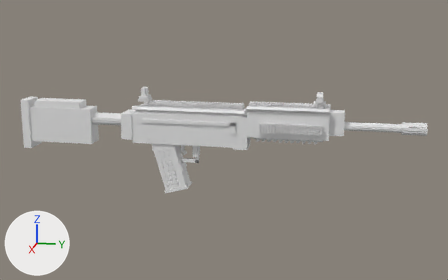
What one commit did to the OBJ model src/main/resources/assets/mareeletrica/models/block/armory21_galil_forge_body.obj.
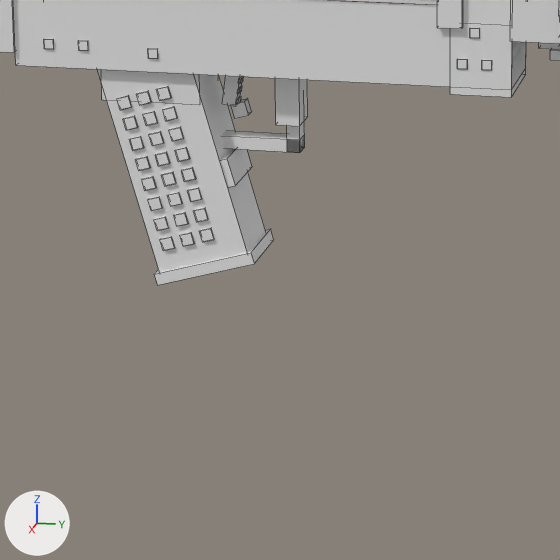
Old and new are each drawn whole from a camera (50 mm lens) standing at (5.266, 0.724, 1.58) and looking at (0.48, -0.233, 0.383) and again close up on the part from 29% to 58% of the width and 46% to 92% of the height. The lights are fixed; the arrows at lower left show +X, +Y and +Z. The first two pictures are the older version. The close-ups show mesh edges as thin lines. Where no turn or scale is listed for an object, it has been applied to the vertices. Vertices at exactly the same position are counted once.

Names of what the first close-up shows: 'armory21_galil_forge_body'.
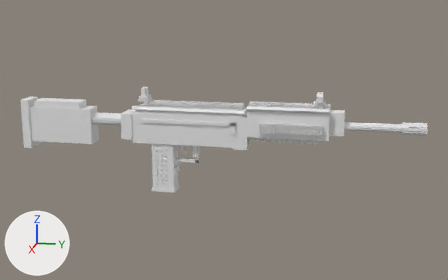
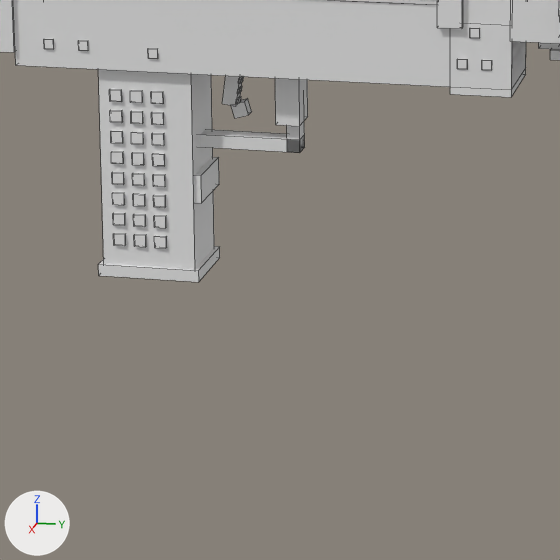
The change, as a list of edits to the scene's bpy script:
```text
Change me_armory21_galil_forge_body:
    used by ob_armory21_galil_forge_body; location = (0.0, 0.0, 0.0)
    remove me_armory21_galil_forge_body.from_pydata(...)  # 2610 vertices, 1980 faces; spans x 0.37..0.63, y -1.94..1.32, z -0.07..0.8
    add me_armory21_galil_forge_body.from_pydata(...)  # 2602 vertices, 1974 faces; spans x 0.37..0.63, y -1.94..1.32, z -0.06..0.8
    me_armory21_galil_forge_body part 1: the loose piece of 8 vertices spanning x 0.43..0.57, y -0.83..-0.53, z -0.05..0.43 is turned -16 degrees about the x axis through its middle and scaled by 0.912, then moved by (0.0, -0.05, -0.03)
    me_armory21_galil_forge_body part 2: the loose piece of 8 vertices spanning x 0.44..0.56, y -0.6..-0.55, z 0.12..0.18 is moved by (0.0, -0.06, -0.03)
    me_armory21_galil_forge_body part 3: the loose piece of 8 vertices spanning x 0.42..0.58, y -0.71..-0.52, z -0.07..0.01 is turned -16 degrees about the x axis through its middle, then moved by (0.0, -0.11, -0.02)
    me_armory21_galil_forge_body part 4: the loose piece of 8 vertices spanning x 0.57..0.58, y -0.66..-0.63, z 0.01..0.04 is moved by (0.0, -0.13, -0.01)
    me_armory21_galil_forge_body part 5: the loose piece of 8 vertices spanning x 0.57..0.58, y -0.72..-0.7, z 0.08..0.1 is moved by (0.0, -0.07, -0.03)
    me_armory21_galil_forge_body part 6: the loose piece of 8 vertices spanning x 0.57..0.58, y -0.73..-0.71, z 0.12..0.14 is moved by (0.0, -0.06, -0.03)
    me_armory21_galil_forge_body part 7: the loose piece of 8 vertices spanning x 0.57..0.58, y -0.75..-0.72, z 0.15..0.18 is moved by (0.0, -0.05, -0.03)
    me_armory21_galil_forge_body part 8: the loose piece of 8 vertices spanning x 0.57..0.58, y -0.67..-0.64, z 0.18..0.2 is moved by (0.0, -0.13, -0.01)
    me_armory21_galil_forge_body part 9: the loose piece of 8 vertices spanning x 0.57..0.58, y -0.68..-0.65, z 0.22..0.24 is moved by (0.0, -0.12, -0.01)
    me_armory21_galil_forge_body part 10: the loose piece of 8 vertices spanning x 0.57..0.58, y -0.69..-0.66, z 0.25..0.28 is moved by (0.0, -0.11, 0.03)
    me_armory21_galil_forge_body part 11: the loose piece of 8 vertices spanning x 0.57..0.58, y -0.67..-0.65, z 0.05..0.08 is moved by (0.0, -0.08, -0.05)
    me_armory21_galil_forge_body part 12: the loose piece of 8 vertices spanning x 0.57..0.58, y -0.68..-0.66, z 0.09..0.11 is moved by (0.0, -0.07, -0.05)
    me_armory21_galil_forge_body part 13: the loose piece of 8 vertices spanning x 0.57..0.58, y -0.64..-0.62, z 0.1..0.13 is moved by (0.0, -0.11, -0.02)
    me_armory21_galil_forge_body part 14: the loose piece of 8 vertices spanning x 0.57..0.58, y -0.66..-0.63, z 0.14..0.16 is moved by (0.0, -0.1, -0.02)
    me_armory21_galil_forge_body part 15: the loose piece of 8 vertices spanning x 0.57..0.58, y -0.63..-0.61, z 0.06..0.09 is moved by (0.0, -0.12, 0.14)
    me_armory21_galil_forge_body part 16: the loose piece of 8 vertices spanning x 0.57..0.58, y -0.62..-0.6, z 0.02..0.05 is moved by (0.0, -0.13, 0.22)
    me_armory21_galil_forge_body part 17: a new loose piece, a box spanning x 0.5702..0.576, y -0.752..-0.7297, z 0.287..0.3093, in mat_rubber (its picture is missing)
    me_armory21_galil_forge_body part 18: 12 vertices moved within x 0.42..0.58, y -0.77..-0.69, z 0.04..0.29; 136 vertices removed from x 0.42..0.58, y -0.81..-0.62, z 0.0..0.36; 120 vertices added at x 0.42..0.58, y -0.79..-0.69, z 0.0..0.31
    other edits to the shape of me_armory21_galil_forge_body do not show in these pictures
```

Location of each change, (x1, y1, x2, y2) in pixels of the close-ups (560 x 560 px; the box of a moved part takes in the faces that stretch with it):
'armory21_galil_forge_body', reshaped: before (0, 0, 560, 285); after (0, 0, 560, 282)
part 1 of me_armory21_galil_forge_body, moved or reshaped: before (97, 69, 265, 272); after (98, 69, 214, 270)
part 2 of me_armory21_galil_forge_body, moved or reshaped: before (220, 149, 252, 187); after (194, 157, 219, 203)
part 3 of me_armory21_galil_forge_body, moved or reshaped: before (154, 229, 274, 285); after (98, 246, 220, 282)
part 4 of me_armory21_galil_forge_body, moved or reshaped: before (180, 232, 195, 246); after (113, 233, 126, 246)
part 5 of me_armory21_galil_forge_body, moved or reshaped: before (148, 197, 163, 211); after (113, 213, 125, 225)
part 6 of me_armory21_galil_forge_body, moved or reshaped: before (142, 177, 157, 191); after (112, 192, 125, 205)
part 7 of me_armory21_galil_forge_body, moved or reshaped: before (136, 156, 150, 171); after (112, 172, 124, 185)
part 8 of me_armory21_galil_forge_body, moved or reshaped: before (175, 147, 190, 162); after (111, 151, 124, 164)
part 9 of me_armory21_galil_forge_body, moved or reshaped: before (169, 127, 184, 141); after (111, 131, 123, 143)
part 10 of me_armory21_galil_forge_body, moved or reshaped: before (163, 107, 178, 121); after (109, 89, 122, 102)
part 11 of me_armory21_galil_forge_body, moved or reshaped: before (174, 212, 188, 226); after (134, 234, 146, 247)
part 12 of me_armory21_galil_forge_body, moved or reshaped: before (167, 192, 182, 206); after (133, 214, 146, 227)
part 13 of me_armory21_galil_forge_body, moved or reshaped: before (187, 188, 202, 202); after (133, 194, 145, 206)
part 14 of me_armory21_galil_forge_body, moved or reshaped: before (181, 167, 196, 182); after (132, 173, 145, 186)
part 15 of me_armory21_galil_forge_body, moved or reshaped: before (193, 208, 208, 222); after (131, 132, 144, 144)
part 16 of me_armory21_galil_forge_body, moved or reshaped: before (200, 228, 214, 242); after (131, 111, 143, 124)
part 17 of me_armory21_galil_forge_body, added: after (130, 90, 143, 103)
part 18 of me_armory21_galil_forge_body, moved or reshaped: before (102, 74, 218, 251); after (110, 91, 167, 248)
